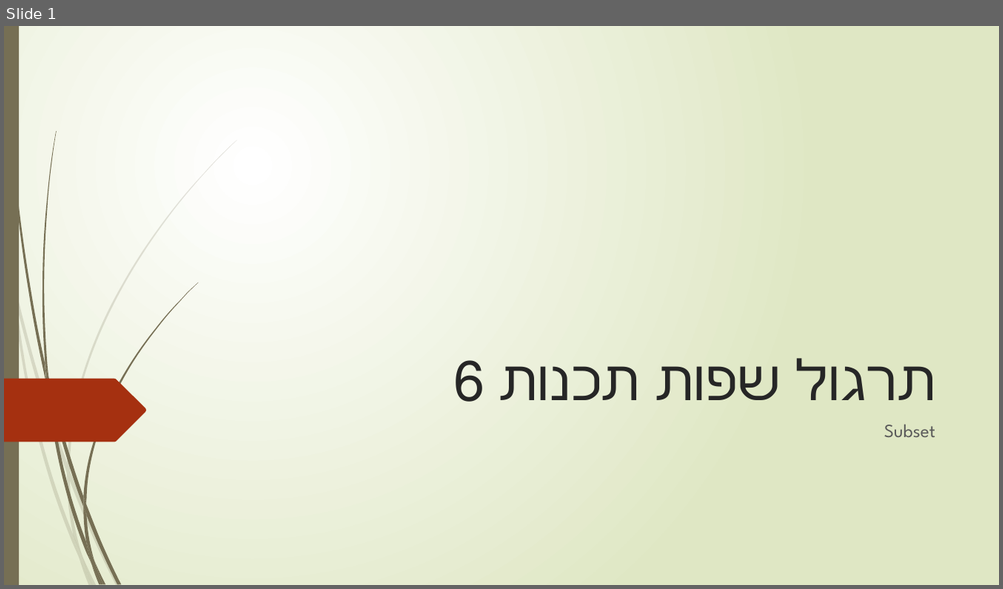
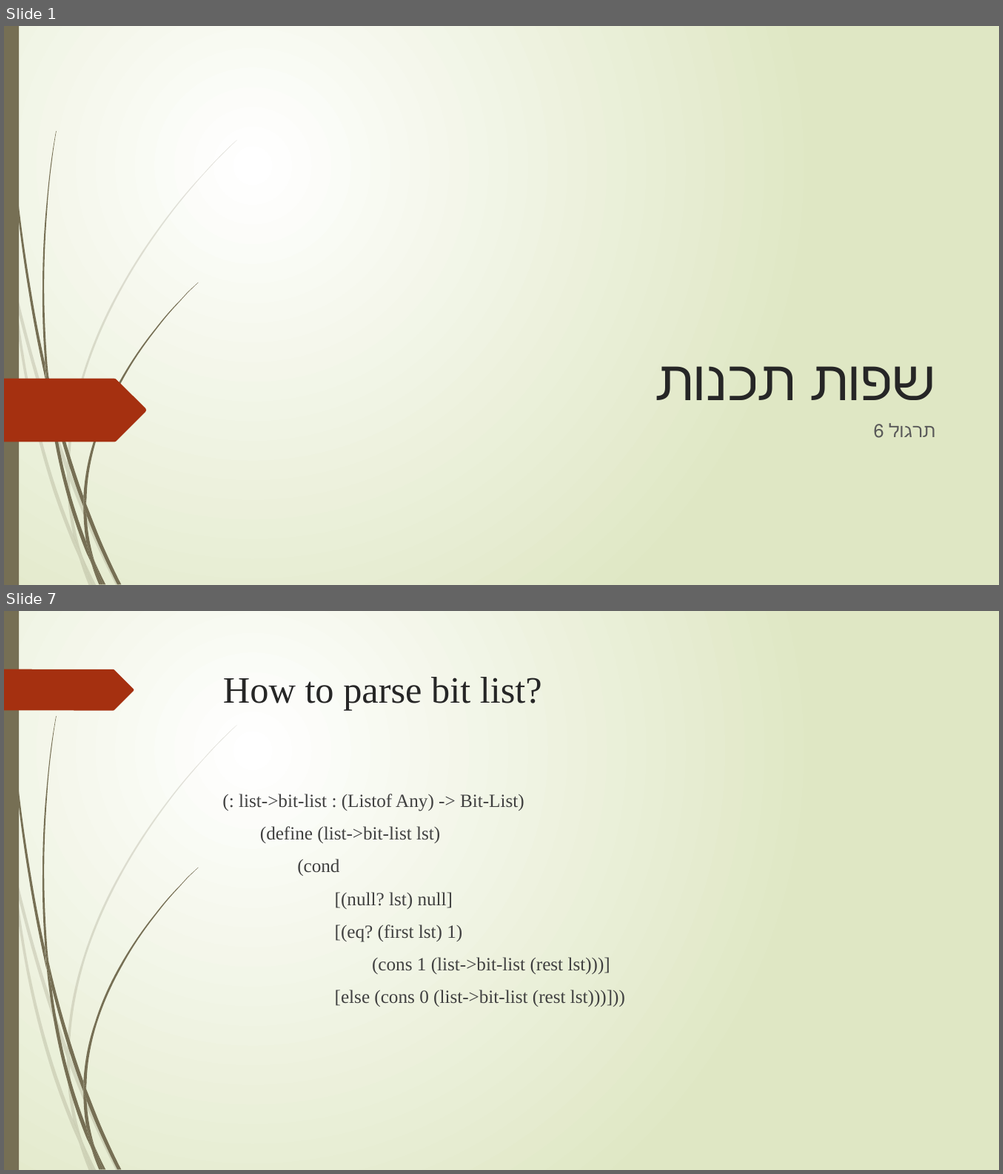
Before and after one commit to TimSorensen10/Racket-Course, a slide deck: Ppt/תרגול 6.pptx. Shown one above the other, each under a label of ours: slide 1 before the commit, slides 1 and 7 after it; the slides between them are not shown. The pictures are 1003x589 and 1003x1174 pixels, drawn with LibreOffice and Linux fonts; fonts in the diff are those of the drawing. Boxes give left, top, right and bottom in pixels: in the first picture for what was removed or moved away, otherwise in the second. Text is boxed around its words. In the diff, an @@ line names an element or a change of style, - is before the commit and + after.

```diff
--- a/Ppt/תרגול 6.pptx
+++ b/Ppt/תרגול 6.pptx
@@ slide 7 added at (4, 611, 999, 1170), background gradient #FFFFFF to #DFE8C4; not listed: 23 template elements that a slide beside it also shows @@
@@ freeform shape added at (4, 669, 134, 710), fill #A53010 @@
@@ title added at (223, 677, 542, 710), 36 pt, text #262626 @@
+How to parse bit list?
@@ text added at (239, 794, 625, 1007), 18 pt, text #404040 @@
+(: list->bit-list : (Listof Any) -> Bit-List)
+(define (list->bit-list lst)
+(cond
+[(null? lst) null]
+[(eq? (first lst) 1)
+(cons 1 (list->bit-list (rest lst)))]
+[else (cons 0 (list->bit-list (rest lst)))]))
@@ slide 1 changed as well @@
@@ title at (810, 366, 936, 400): text changed; font League Spartan to Times New Roman @@
-תרגול שפות תכנות 6
+שפות תכנות
@@ subtitle at (888, 423, 935, 437): text changed; font League Spartan to Times New Roman @@
-Subset
+תרגול 6
```
Also in this commit, not shown: 9 other slides added, 8 slides removed, 4 other files.
